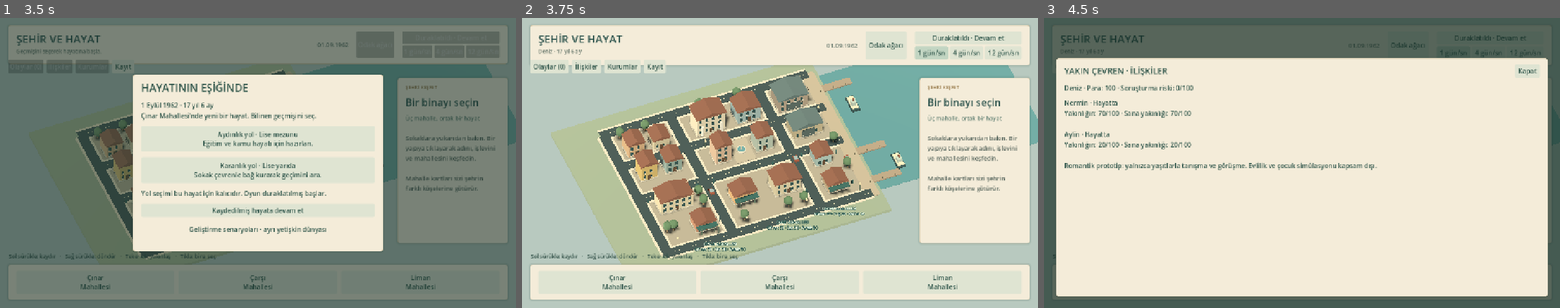
Above: before the commit, frames 1-3 (left to right).
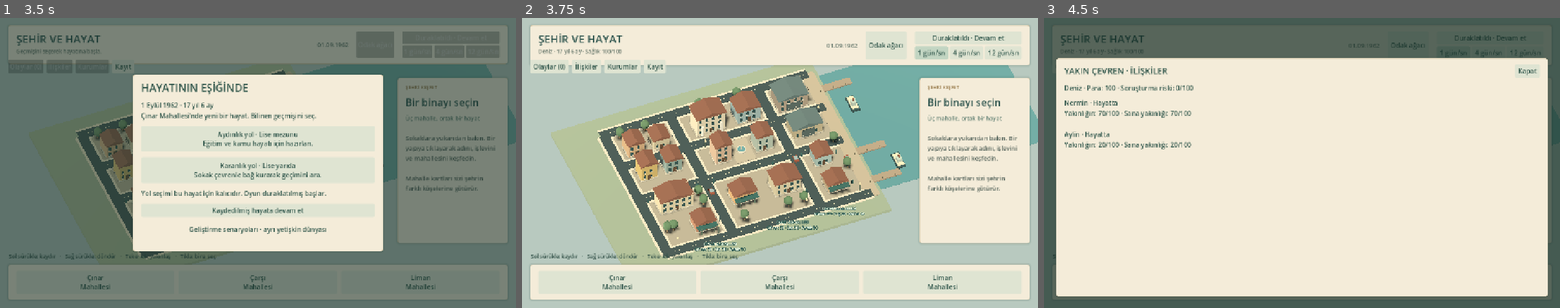
Above: after the commit, the same moments.

Repository: Emre3309/CityLifeGame
Game: Godot game, scene res://main.tscn
Same seed, same stepped clock (60 frames per second), same inputs: the game is played once before the commit and once after it.
Inputs:
- Up to frame 1 (3.5 s): click "Çınar Mahallesi" at 0.5 s; click "Çarşı Mahallesi" at 1.25 s; click "Liman Mahallesi" at 2 s; click "Kayıt" at 2.75 s
- Up to frame 2 (3.75 s): click "Aydınlık yol · Lise mezunu Eğ…" at 3.5 s
- Up to frame 3 (4.5 s): click "İlişkiler" at 4.25 s

Frame 1 is identical in both runs. In frame 2, less than 0.1% of the frame differs, in the area x 11-20%, y 10-13%; in frame 3, 0.7%, in the area x 4-65%, y 10-53%.

Commit message:
fix: pause personal panels for reliable decisions

Diff:
--- a/game/content/events.json
+++ b/game/content/events.json
@@ -15,14 +15,14 @@
     ]
   },
   {
-    "id":"romance_meeting","title":"Kitaplar arasında tanışm …(87 unchanged characters)… nışma ve arkadaşlık için küçük bir adım. Romantik prototip yalnızca tanışma ve görüşmeyle sınırlı; evlilik ve çocuk simülasyonu kapsam dışı.","min_day":10,"route":"any","participants":["aylin"],"romantic":true,"requires":{},
+    "id":"romance_meeting","title":"Kitaplar arasında tanışm …(87 unchanged characters)… nışma ve arkadaşlık için küçük bir adım.","min_day":10,"route":"any","participants":["aylin"],"romantic":true,"requires":{},
     "choices":[
       {"id":"meet","title":"Sohbete katıl · Aylin'le yakınlık +5","reason":"Kitaplardan söz ettiniz ve yeniden görüşmek üzere anlaştınız.","effects":[{"type":"relationship","target":"aylin","amount":5}],"risk_chance":0,"risk_amount":0},
       {"id":"decline","title":"Nazikçe ayrıl","reason":"Sohbet teklifini nazikçe geri çevirdin; sınırına saygı duyuldu.","effects":[],"risk_chance":0,"risk_amount":0}
     ]
   },
   {
-    "id":"romance_visit","title":"Meydanda bir görüşme","des …(68 unchanged characters)… irbirinizi tanımaya devam edebilirsiniz. Evlilik ve çocuk simülasyonu kapsam dışı.","min_day":14,"route":"any","participan …(94 unchanged characters)…
+    "id":"romance_visit","title":"Meydanda bir görüşme","des …(68 unchanged characters)… irbirinizi tanımaya devam edebilirsiniz.","min_day":14,"route":"any","participan …(94 unchanged characters)…
     "choices":[
       {"id":"visit","title":"Görüşmeye katıl · Aylin'le yakınlık +10","reason":"Meydanda kısa bir yürüyüş ve karşılıklı sohbet yakınlığınızı artırdı.","effects":[{"type":"relationship","target":"aylin","amount":10}],"risk_chance":0,"risk_amount":0},
       {"id":"decline","title":"Görüşmeyi reddet","reason":"Bu kez görüşmemeyi seçtin; kararına saygı duyuldu.","effects":[],"risk_chance":0,"risk_amount":0}
--- /dev/null
+++ b/game/core/display_names.gd
@@ -0,0 +1,10 @@
+extends RefCounted
+
+const ROLES := {"citizen":"Vatandaş", "governor":"Vali", "police_chief":"Emniyet müdürü", "gang_leader":"Ağ lideri", "gang_member":"Ağ üyesi"}
+const EDUCATION := {"primary_school":"İlkokul", "high_school_graduate":"Lise mezunu", "high_school_dropout":"Lise yarıda", "university_enrolled":"Üniversiteye kayıtlı", "university_graduate":"Üniversite mezunu", "police_training":"Polis eğitimi"}
+
+static func role(id: String) -> String:
+	return ROLES.get(id, "Bilinmeyen görev")
+
+static func education(id: String) -> String:
+	return EDUCATION.get(id, "Bilinmeyen eğitim")
--- a/game/features/careers/authority_panel.gd
+++ b/game/features/careers/authority_panel.gd
@@ -1,6 +1,7 @@
 extends Control
 
 signal action_requested(action: String, payload: Dictionary)
+const DisplayNames = preload("res://core/display_names.gd")
 const Authority = preload("res://features/careers/authority_service.gd")
 const LABELS := {"set_security_priority":"Öncelik belirle · 20 bütçe", "allocate_budget":"Emniyete 100 aktar", "assign_ …(266 unchanged characters)…
 var summary: Label
@@ -39,7 +40,7 @@
 	close.text = "Kapat"
 	close.pressed.connect(hide)
 	heading.add_child(close)
-	feedback = _label("Makam yetkileri birbirinden bağımsızdır. Zamanı üst çubuktan duraklatabilirsin.")
+	feedback = _label("Makam yetkileri birbirinden bağımsızdır. Bu panel açıldığında zaman duraklatılır.")
 	column.add_child(feedback)
 	var scroll := ScrollContainer.new()
 	scroll.size_flags_vertical = Control.SIZE_EXPAND_FILL
@@ -72,7 +73,7 @@
 		summary.text = "Önce bir hayata başla."
 		return
 	var player: Dictionary = world.characters[world.player_id]
-	summary.text = "%s · Makam: %s\nPara kaynağı: başlangıç kur …(291 unchanged characters)…  30 gün hapis başlatır." % [player.name,player.role]
+	summary.text = "%s · Makam: %s\nPara kaynağı: başlangıç kur …(291 unchanged characters)…  30 gün hapis başlatır." % [player.name,DisplayNames.role(player.role)]
 	status.text = ""
 	for office in ["governorship","police","harbor_network"]:
 		var org: Dictionary = world.organizations[office]
--- a/game/features/events/event_panel.gd
+++ b/game/features/events/event_panel.gd
@@ -36,7 +36,7 @@
 	heading.add_child(close_button)
 	summary = _label("", 15)
 	column.add_child(summary)
-	feedback = _label("Seçeneklerin bedelini ve riskini okuyarak karar ver. Zamanı üst çubuktan duraklatabilirsin.", 14)
+	feedback = _label("Seçeneklerin bedelini ve riskini okuyarak karar ver. Bu panel açıldığında zaman duraklatılır.", 14)
 	column.add_child(feedback)
 	var scroll := ScrollContainer.new()
 	scroll.size_flags_vertical = Control.SIZE_EXPAND_FILL
--- a/game/features/focus/focus_panel.gd
+++ b/game/features/focus/focus_panel.gd
@@ -3,7 +3,7 @@
 signal start_requested(focus_id: String)
 
 const Focus = preload("res://features/focus/focus_service.gd")
-const EDUCATION_NAMES := {"high_school_graduate":"Lise mezunu", "high_school_dropout":"Lise yarıda", "university_enrolled":"Üniversiteye kayıtlı"}
+const DisplayNames = preload("res://core/display_names.gd")
 var summary: Label
 var feedback: Label
 var start_buttons: Dictionary = {}
@@ -109,7 +109,7 @@
 		summary.text = "Önce başlangıç yolunu seç."
 	else:
 		var actor: Dictionary = world.characters[world.player_id]
-		summary.text = "%s · Para: %d · Tamamlanan odak: %d" % [EDUCATION_NAMES.get(actor.education, actor.education), int(actor.money), world.completed_focuses.size()]
+		summary.text = "%s · Para: %d · Tamamlanan odak: %d" % [DisplayNames.education(actor.education), int(actor.money), world.completed_focuses.size()]
 		if not world.active_focus.is_empty():
 			var active_name: String = world.active_focus.id
 			for row in _rows:
--- a/game/features/life/life_service.gd
+++ b/game/features/life/life_service.gd
@@ -59,7 +59,7 @@
 static func summary(world: RefCounted) -> String:
 	var actor: Dictionary = world.characters[world.player_id]
 	var cause := ""
-	var career: Array[String] = ["Son görev: " + {"citizen":"Vatandaş","governor":"Vali","police_chief":"Emniyet müdürü","gang_leader":"Ağ lideri","gang_member":"Ağ üyesi"}.get(actor.role,actor.role)]
+	var career: Array[String] = ["Son görev: " + preload("res://core/display_names.gd").role(actor.role)]
 	var changes: Array[String] = []
 	for entry in world.history:
 		if entry.get("character_id",entry.get("actor_id","")) != actor.id: continue
--- a/game/features/life/relationships_panel.gd
+++ b/game/features/life/relationships_panel.gd
@@ -55,7 +55,6 @@
 			continue
 		var status := "Hayatta" if peer.death_day == -1 and world.day_index < peer.lifespan_end_day else "Hayatı sona erdi"
 		lines.append("%s · %s\nYakınlığın: %d/100 · Sana yakınlığı: %d/100" % [peer.name, status, actor.relationships[id], peer.relationships.get(world.player_id, 0)])
-	lines.append("Romantik prototip: yalnızca yaşıtlarla tanışma ve görüşme. Evlilik ve çocuk simülasyonu kapsam dışı.")
 	entries.text = "\n\n".join(lines)
 
 func _label(text: String, font_size: int) -> Label:
--- a/game/main.gd
+++ b/game/main.gd
@@ -35,6 +35,10 @@
 	hud.event_requested.connect(func(event_id: String, choice_id: String):
 		var result := Commands.execute(world, {"type":"resolve_event", "event_id":event_id, "choice_id":choice_id})
 		hud.event_panel.show_result(result.reason)
+		_refresh_hud()
+	)
+	hud.modal_opened.connect(func():
+		simulation.set_paused(true)
 		_refresh_hud()
 	)
 	hud.pause_requested.connect(func():
--- a/game/tests/run_tests.gd
+++ b/game/tests/run_tests.gd
@@ -34,7 +34,7 @@
 		if not test.has_method("run"):
 			failures.append("Test suite has no run() method: %s" % path)
 			continue
-		var result = test.run()
+		var result = await test.run()
 		if not result is Array:
 			failures.append("Test suite run() must return an Array[String]: %s" % path)
 			continue
--- a/game/tests/test_events.gd
+++ b/game/tests/test_events.gd
@@ -218,7 +218,7 @@
 		failures.append("UI must dispatch once and preserve readable result on repeated click")
 	scene.hud.relationships_button.pressed.emit()
 	var relationships = scene.hud.relationships_panel
-	if not relationships.visible or not relationships.summary.text.contains("125") or not relationships.entries.text.contains("Nermin") or not relationships.entries.text.contains("78") or not relationships.entries.text.contains("kapsam dışı"):
+	if not relationships.visible or not relationships.summary.text.contains("125") or not relationships.entries.text.contains("Nermin") or not relationships.entries.text.contains("78") or relationships.entries.text.contains("kapsam dışı"):
 		failures.append("relationships panel must show actual money, names, relationship values and prototype scope")
 	panel.refresh(scene.world)
 	relationships.refresh(scene.world)
--- /dev/null
+++ b/game/tests/test_modal_input.gd
@@ -0,0 +1,68 @@
+extends RefCounted
+
+var failures: Array[String] = []
+var tree: SceneTree
+var scene
+
+func click(point: Vector2, down: bool) -> void:
+	var event := InputEventMouseButton.new()
+	event.position = point
+	event.global_position = point
+	event.button_index = MOUSE_BUTTON_LEFT
+	event.pressed = down
+	tree.root.push_input(event, true)
+
+func frames() -> void:
+	await tree.process_frame
+	await tree.process_frame
+
+func run() -> Array[String]:
+	tree = Engine.get_main_loop() as SceneTree
+	tree.root.size = Vector2i(1280, 720)
+	scene = load("res://main.tscn").instantiate()
+	tree.root.add_child(scene)
+	scene.set_process(false)
+	scene._start_world("light")
+	scene.simulation.advance_days(scene.world, 3)
+	scene._refresh_hud()
+	await frames()
+	for panel in [scene.hud.focus_panel, scene.hud.event_panel, scene.hud.relationships_panel, scene.hud.authority_panel, scene.hud.save_panel]:
+		scene.simulation.set_speed(12)
+		scene.simulation.set_paused(false)
+		scene.hud._show_personal_panel(panel)
+		var day: int = scene.world.day_index
+		scene._process(1.0)
+		if not scene.simulation.paused or scene.world.day_index != day: failures.append("modal opening must pause at 12 days/sec: " + panel.name)
+		panel.hide()
+		if not scene.simulation.paused: failures.append("closing modal must remain paused: " + panel.name)
+	scene.simulation.set_paused(false)
+	scene.hud._show_personal_panel(scene.hud.event_panel)
+	await frames()
+	var button: Button = scene.hud.event_panel.choice_buttons["player_1:family_support:part_time_work"]
+	var point := button.get_global_rect().get_center()
+	var day: int = scene.world.day_index
+	click(point, true)
+	scene._process(1.0)
+	await frames()
+	click(point, false)
+	await frames()
+	if scene.world.day_index != day or scene.world.characters.player_1.money != 125: failures.append("routed event click across elapsed time must execute once with frozen date")
+	scene.hud.event_panel.hide()
+	scene.world = null
+	scene._start_scenario("police_demo")
+	scene.simulation.set_speed(12)
+	scene.simulation.set_paused(false)
+	scene.hud._show_personal_panel(scene.hud.authority_panel)
+	await frames()
+	button = scene.hud.authority_panel.action_buttons["open_investigation"]
+	point = button.get_global_rect().get_center()
+	day = scene.world.day_index
+	var budget: int = scene.world.organizations.police.budget
+	click(point, true)
+	scene._process(1.0)
+	await frames()
+	click(point, false)
+	await frames()
+	if scene.world.day_index != day or scene.world.organizations.police.budget != budget - 50 or scene.world.organizations.police.investigations.size() != 1: failures.append("routed authority click across elapsed time must execute once with frozen date")
+	scene.free()
+	return failures
--- a/game/ui/hud.gd
+++ b/game/ui/hud.gd
@@ -9,6 +9,7 @@
 signal event_requested(event_id: String, choice_id: String)
 signal save_requested
 signal load_requested
+signal modal_opened
 signal pause_requested
 signal speed_requested(days_per_second: int)
 
@@ -340,12 +341,13 @@
 	var date := Calendar.date_on(world.day_index)
 	var age := Calendar.age_on(actor.birth_date, date)
 	date_label.text = Calendar.format_date(date)
-	age_label.text = "%s · %d yıl %d ay" % [actor.name, age.years, age.months]
+	age_label.text = "%s · %d yıl %d ay · Sağlık %d/100" % [actor.name, age.years, age.months, actor.health]
 	var prison: String = preload("res://features/life/life_service.gd").prison_status(world)
 	if not prison.is_empty(): age_label.text += "\n" + prison
 	if dead: age_label.text += " · Hayatı sona erdi"
 
 func _show_personal_panel(panel: Control) -> void:
+	modal_opened.emit()
 	for candidate in [focus_panel, event_panel, relationships_panel, authority_panel, save_panel, life_summary_panel]:
 		candidate.visible = candidate == panel
 	panel.move_to_front()
@@ -371,7 +373,7 @@
 	column.add_theme_constant_override("separation", 14)
 	card.add_child(column)
 	column.add_child(_label("HAYATINI KAYDET", 22, Color("264e48")))
-	var hint := _label("Tek kayıt yuvası · Yüklemeden sonra zaman duraklatılır.", 14, Color("59675e"))
+	var hint := _label("Tek kayıt yuvası · Bu panel açıldığında zaman duraklatılır.", 14, Color("59675e"))
 	hint.autowrap_mode = TextServer.AUTOWRAP_WORD_SMART
 	column.add_child(hint)
 	var row := HBoxContainer.new()
Not shown, added: game/core/display_names.gd.uid
Not shown, added: game/tests/test_modal_input.gd.uid
Not shown, changed: docs/superpowers/plans/2026-11-06-city-life.md
Not shown, changed: docs/superpowers/specs/2026-11-06-city-life-design.md
Not shown, changed: docs/validation/first-playable.md
Not shown, added: docs/validation/implementation-notes.md
